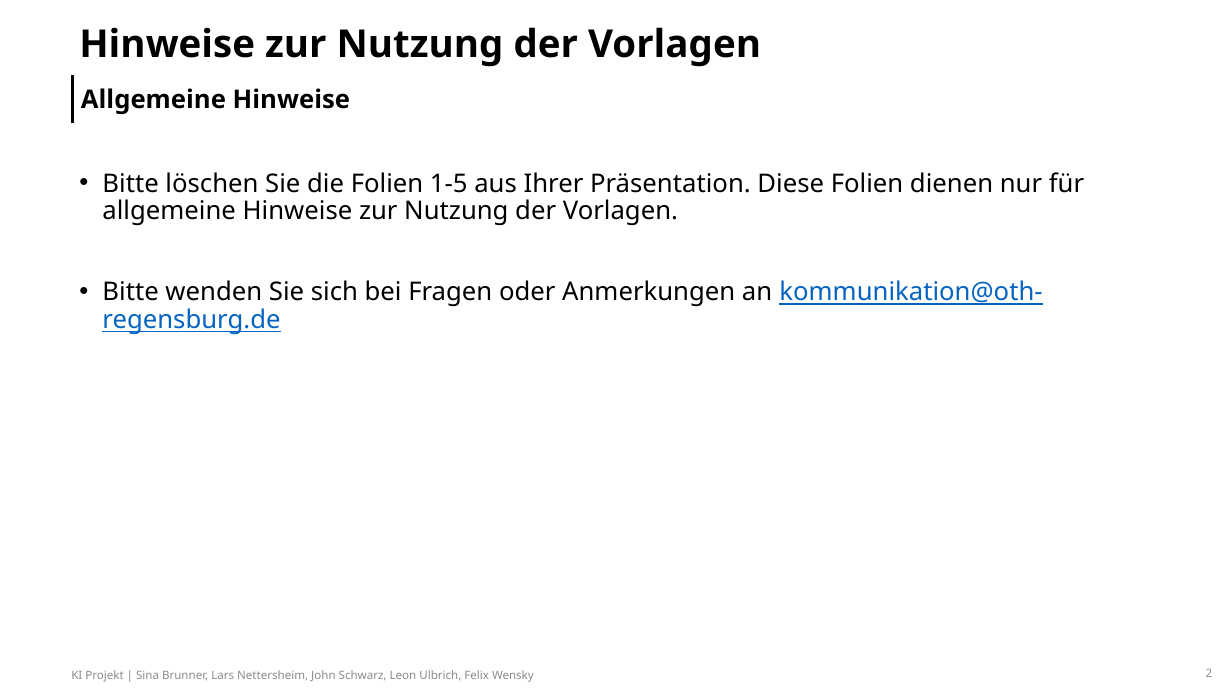
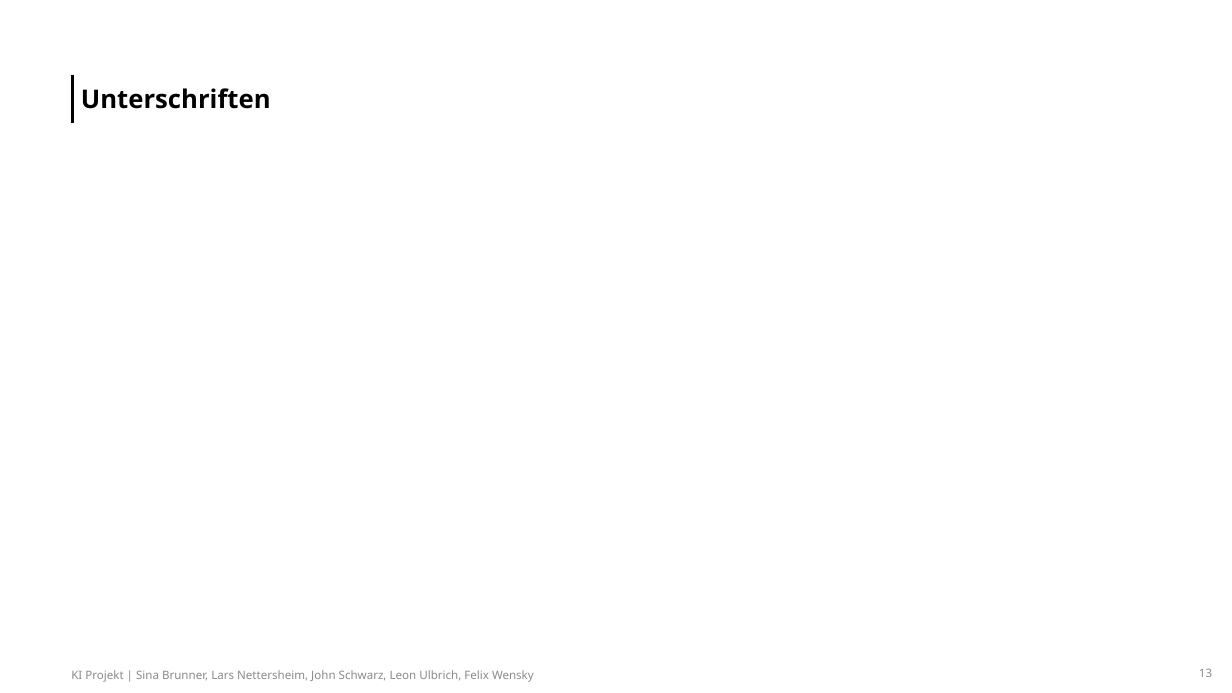
Before and after one commit to FelixTCP/data-forecast-generator_kip, a slide deck: slide 13 of KIP_MidTermReview.pptx (slide 2 before the commit). Drawn at 1232x693 pixels with LibreOffice and Linux fonts; fonts in the diff are those of the drawing; background and template pictures are left out. Boxes give left, top, right and bottom in pixels: in the first picture for what was removed or moved away, otherwise in the second. Text is boxed around its words. In the diff, an @@ line names an element or a change of style, - is before the commit and + after.

```diff
--- a/KIP_MidTermReview.pptx
+++ b/KIP_MidTermReview.pptx
@@ text removed at (79, 27, 761, 67) @@
-Hinweise zur Nutzung der Vorlagen
@@ text at (81, 88, 271, 109): text changed @@
-Allgemeine Hinweise
+Unterschriften
@@ text removed at (102, 172, 1084, 334) @@
-• Bitte löschen Sie die Folien 1-5 aus Ihrer Präsentation. Diese Folien dienen nur für allgemeine Hinweise zur Nutzung der Vorlagen.
-• Bitte wenden Sie sich bei Fragen oder Anmerkungen an kommunikation@oth-regensburg.de
@@ page number at (1199, 668, 1212, 677): text changed @@
-2
+13
```
Also in this commit, not shown: 13 slides added.
